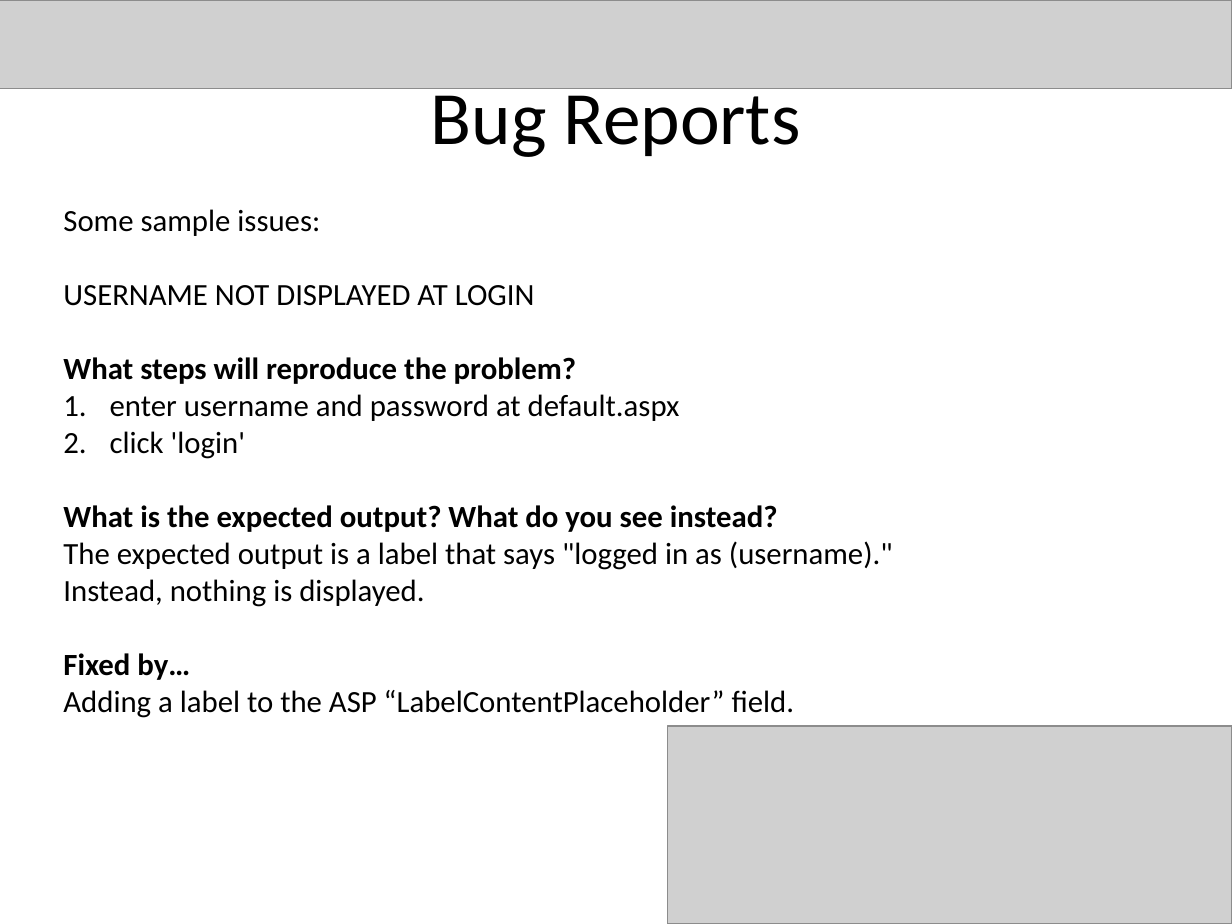
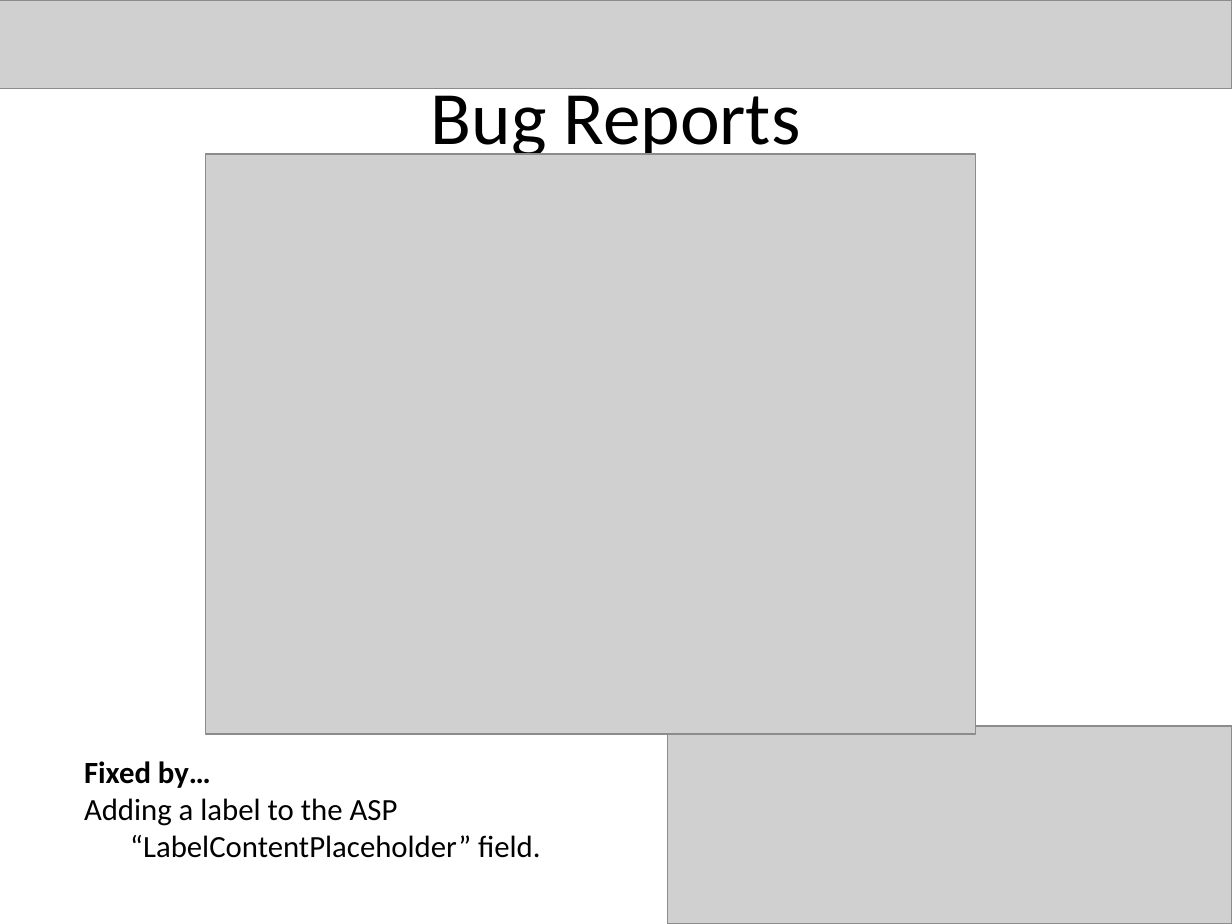
Before and after one commit to bjarratt/csce431-team1, a slide deck: slide 12 of Presentation/Presentation.pptx. Drawn at 1232x924 pixels with LibreOffice and Linux fonts; fonts in the diff are those of the drawing; grey boxes stand for pictures. Boxes give left, top, right and bottom in pixels: in the first picture for what was removed or moved away, otherwise in the second. Text is boxed around its words. In the diff, an @@ line names an element or a change of style, - is before the commit and + after.

```diff
--- a/Presentation/Presentation.pptx
+++ b/Presentation/Presentation.pptx
@@ picture added at box(206, 154, 976, 734) @@
@@ text at box(63, 209, 893, 607): paragraphs removed @@
-Some sample issues:
-USERNAME NOT DISPLAYED AT LOGIN
-What steps will reproduce the problem?
-1. enter username and password at default.aspx
-2. click 'login'
-What is the expected output? What do you see instead?
-The expected output is a label that says "logged in as (username)."
-Instead, nothing is displayed.
@@ text "Fixed by…": place and size @@
-text "Fixed by…" at box(63, 209, 893, 718)
+text "Fixed by…" at box(84, 761, 541, 858)
```
Also in this commit, not shown: 3 other slides changed, 1 slide added, 5 slides removed.
